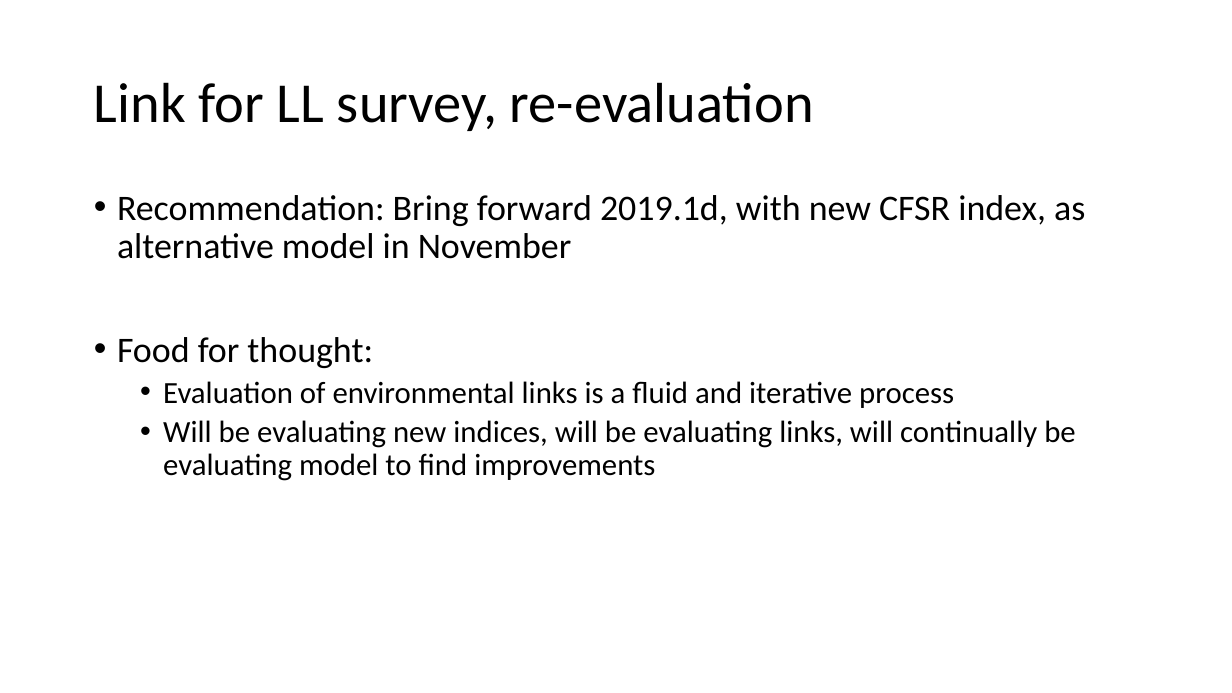
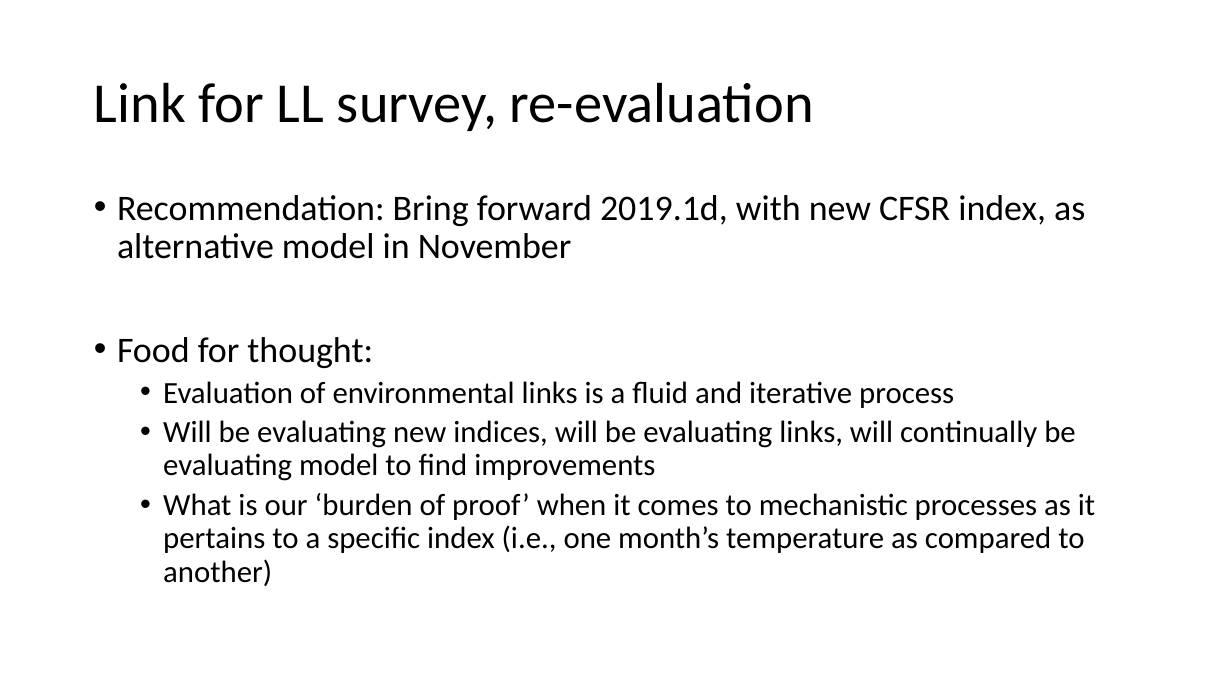
Before and after one commit to pete-hulson/goa_pcod, a slide deck: slide 17 of 2023/presentation/goa_pcod_sept23.pptx. Drawn at 1232x693 pixels with LibreOffice and Linux fonts; fonts in the diff are those of the drawing. Boxes give left, top, right and bottom in pixels: in the first picture for what was removed or moved away, otherwise in the second. Text is boxed around its words. In the diff, an @@ line names an element or a change of style, - is before the commit and + after.

```diff
--- a/2023/presentation/goa_pcod_sept23.pptx
+++ b/2023/presentation/goa_pcod_sept23.pptx
@@ text at (x1=163, y1=493, x2=1095, y2=586): paragraph added @@
+  • What is our ‘burden of proof’ when it comes to mechanistic processes as it pertains to a specific index (i.e., one month’s temperature as compared to another)
```
Also in this commit, not shown: 2 other slides changed, 3 other files.
